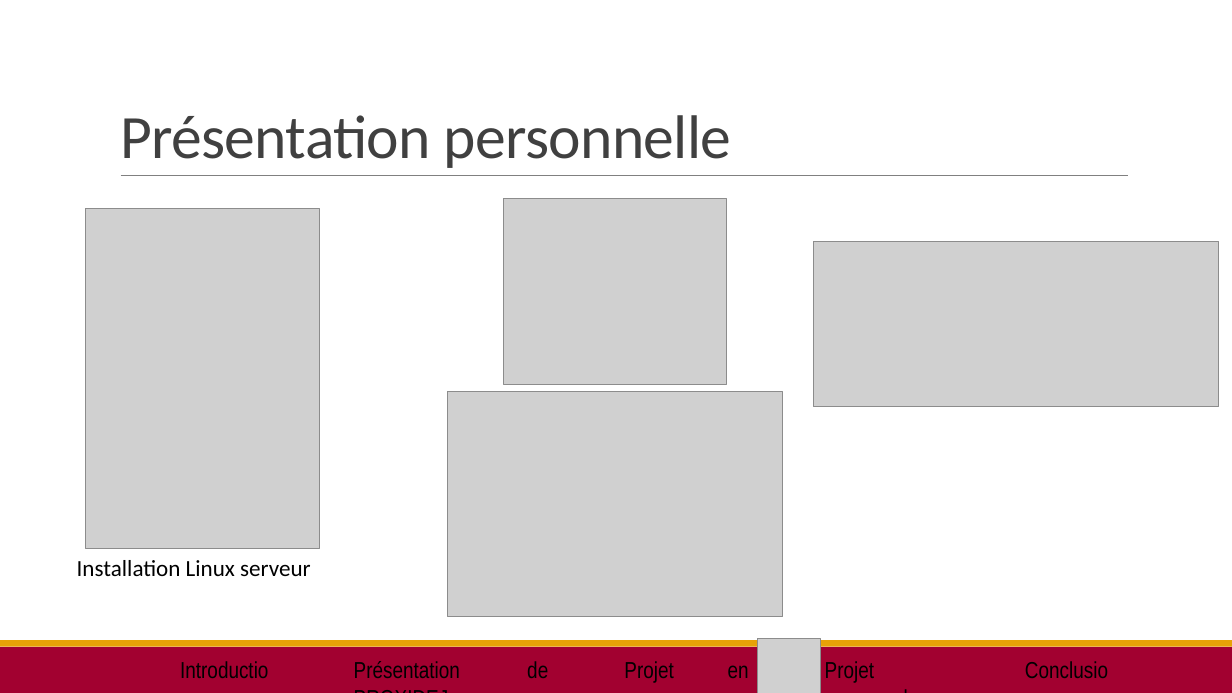
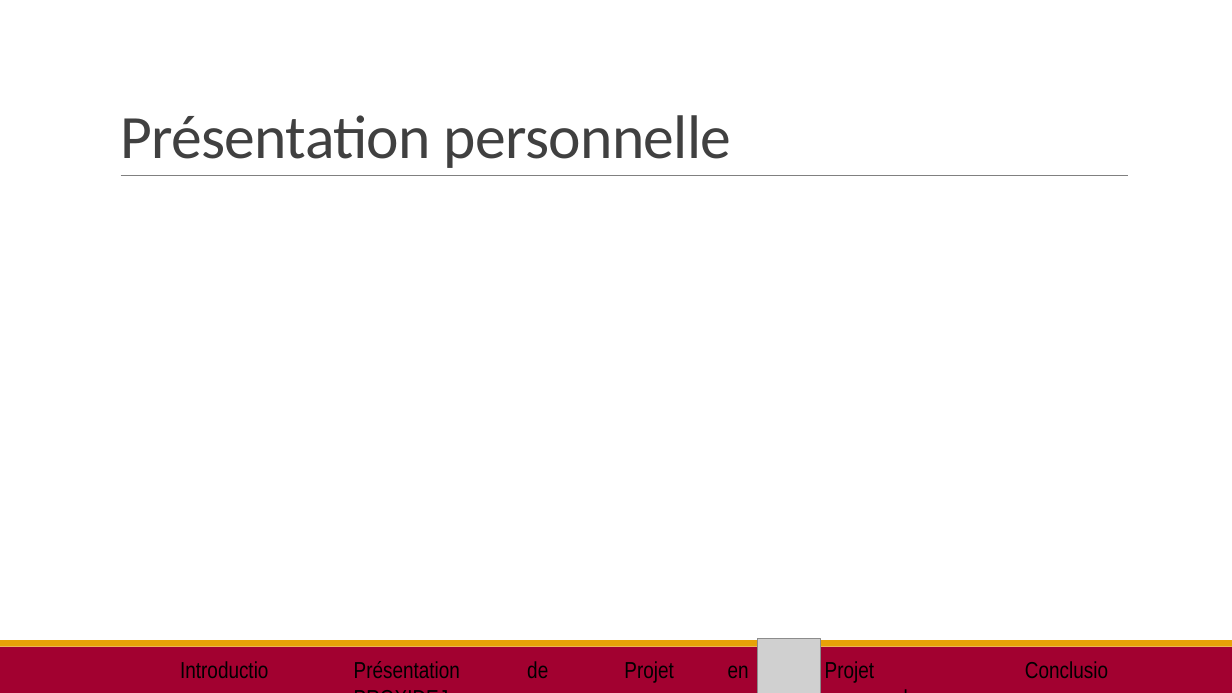
Before and after one commit to SteBoun/SFL2_ChaineDeFroid, a slide deck: slide 11 of Diaporama/DIAPO_Florian.pptx. Drawn at 1232x693 pixels with LibreOffice and Linux fonts; fonts in the diff are those of the drawing; grey boxes stand for pictures. Boxes give left, top, right and bottom in pixels: in the first picture for what was removed or moved away, otherwise in the second. Text is boxed around its words. In the diff, an @@ line names an element or a change of style, - is before the commit and + after.

```diff
--- a/Diaporama/DIAPO_Florian.pptx
+++ b/Diaporama/DIAPO_Florian.pptx
@@ picture removed at [85, 209, 319, 548] @@
@@ picture removed at [504, 199, 726, 384] @@
@@ picture removed at [813, 241, 1219, 408] @@
@@ picture removed at [448, 392, 784, 617] @@
@@ text removed at [77, 560, 311, 576] @@
-Installation Linux serveur
```
Also in this commit, not shown: 2 other slides changed, 2 other files.
